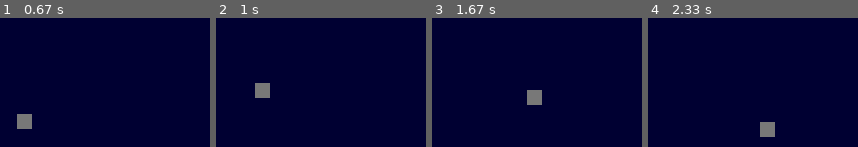
Above: before the commit, frames 1-4 (left to right).
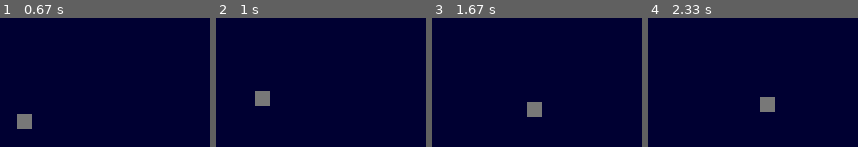
Above: after the commit, the same moments.

Repository: ezfe/Space-Attack
Game: pygame game, started from Space-Attack/main.py
Same seed, same stepped clock (60 frames per second), same inputs: the game is played once before the commit and once after it.
Inputs:
- Up to frame 1 (0.67 s): hold D from 0.33 s (still down)
- Up to frame 2 (1 s): release D at 0.8 s; hold W from 0.83 s (still down)
- Up to frame 3 (1.67 s): release W at 1.13 s; hold D 1.17-1.63 s
- Up to frame 4 (2.33 s): hold A 1.67-2.2 s; hold A from 2.23 s (still down)

Frame 1 is identical in both runs. In frame 2, 0.9% of the frame differs, in the area x 18-26%, y 50-69%; in frame 3, 1.3%; in frame 4, 1.7%, in the area x 53-61%, y 61-93%.

Commit message:
keep improving up and down movement!

Diff:
--- a/Space-Attack/main.py
+++ b/Space-Attack/main.py
@@ -22,6 +22,8 @@
                 self.player.moveRight()
             if event.key == K_a:
                 self.player.moveLeft()
+            if event.key == K_w:
+                self.player.jump()
         return True
     def poll(self):
         pass
@@ -39,12 +41,16 @@
             self.yVelocity = self.yVelocity - 1
         else:
             self.yVelocity = self.yVelocity * -0.80
+            if self.yVelocity < .5: #oops, now it won't go up once it starts bouncing!
+                self.yVelocity = 0
             print(self.yVelocity)
         self.y = self.y - self.yVelocity
     def moveRight(self):
         self.xVelocity += 1
     def moveLeft(self):
         self.xVelocity -= 1
+    def jump(self):
+        self.yVelocity = 5
 
 myapp = SpaceAttackApp()
 myapp.run(20)
